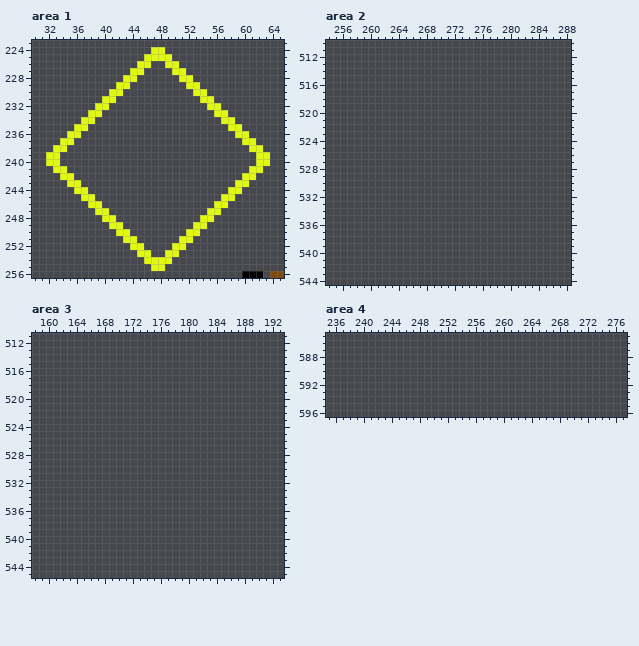
A pixel-art file gets an edit: Assets/Texture/SpriteAtlas.aseprite. Above, as it was before the edit.
500x1000 pixels, 1 frame. Shown: area 1: x 30..65, y 223..256; area 2: x 254..288, y 510..544; area 3: x 158..193, y 511..545; area 4: x 235..277, y 585..596. The commit also changed other parts of the picture, which this record leaves out.
After the commit:
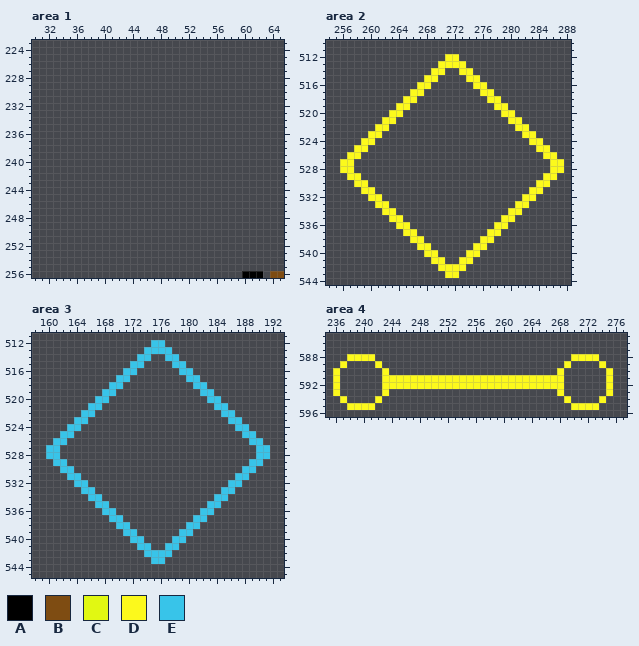
Palette (. is transparent): A #000000  B #7e4c12  C #e1f812  D #fcf91c  E #38c4e9
From old to new:
Area 1, layer "PowerCa":
y 224: x 47..48 CC -> ..
y 225: x 46..49 CCCC -> ....
y 226: x 45..46 CC -> ..; x 49..50 CC -> ..
y 227: x 44..45 CC -> ..; x 50..51 CC -> ..
y 228: x 43..44 CC -> ..; x 51..52 CC -> ..
y 229: x 42..43 CC -> ..; x 52..53 CC -> ..
y 230: x 41..42 CC -> ..; x 53..54 CC -> ..
y 231: x 40..41 CC -> ..; x 54..55 CC -> ..
y 232: x 39..40 CC -> ..; x 55..56 CC -> ..
y 233: x 38..39 CC -> ..; x 56..57 CC -> ..
y 234: x 37..38 CC -> ..; x 57..58 CC -> ..
y 235: x 36..37 CC -> ..; x 58..59 CC -> ..
y 236: x 35..36 CC -> ..; x 59..60 CC -> ..
y 237: x 34..35 CC -> ..; x 60..61 CC -> ..
y 238: x 33..34 CC -> ..; x 61..62 CC -> ..
y 239..240: x 32..33 CC -> ..; x 62..63 CC -> ..
y 241: x 33..34 CC -> ..; x 61..62 CC -> ..
y 242: x 34..35 CC -> ..; x 60..61 CC -> ..
y 243: x 35..36 CC -> ..; x 59..60 CC -> ..
y 244: x 36..37 CC -> ..; x 58..59 CC -> ..
y 245: x 37..38 CC -> ..; x 57..58 CC -> ..
y 246: x 38..39 CC -> ..; x 56..57 CC -> ..
y 247: x 39..40 CC -> ..; x 55..56 CC -> ..
y 248: x 40..41 CC -> ..; x 54..55 CC -> ..
y 249: x 41..42 CC -> ..; x 53..54 CC -> ..
y 250: x 42..43 CC -> ..; x 52..53 CC -> ..
y 251: x 43..44 CC -> ..; x 51..52 CC -> ..
y 252: x 44..45 CC -> ..; x 50..51 CC -> ..
y 253: x 45..46 CC -> ..; x 49..50 CC -> ..
y 254: x 46..49 CCCC -> ....
y 255: x 47..48 CC -> ..
Area 2, layer "PowerCa":
y 512: x 271..272 .. -> DD
y 513: x 270..273 .... -> DDDD
y 514: x 269..270 .. -> DD; x 273..274 .. -> DD
y 515: x 268..269 .. -> DD; x 274..275 .. -> DD
y 516: x 267..268 .. -> DD; x 275..276 .. -> DD
y 517: x 266..267 .. -> DD; x 276..277 .. -> DD
y 518: x 265..266 .. -> DD; x 277..278 .. -> DD
y 519: x 264..265 .. -> DD; x 278..279 .. -> DD
y 520: x 263..264 .. -> DD; x 279..280 .. -> DD
y 521: x 262..263 .. -> DD; x 280..281 .. -> DD
y 522: x 261..262 .. -> DD; x 281..282 .. -> DD
y 523: x 260..261 .. -> DD; x 282..283 .. -> DD
y 524: x 259..260 .. -> DD; x 283..284 .. -> DD
y 525: x 258..259 .. -> DD; x 284..285 .. -> DD
y 526: x 257..258 .. -> DD; x 285..286 .. -> DD
y 527..528: x 256..257 .. -> DD; x 286..287 .. -> DD
y 529: x 257..258 .. -> DD; x 285..286 .. -> DD
y 530: x 258..259 .. -> DD; x 284..285 .. -> DD
y 531: x 259..260 .. -> DD; x 283..284 .. -> DD
y 532: x 260..261 .. -> DD; x 282..283 .. -> DD
y 533: x 261..262 .. -> DD; x 281..282 .. -> DD
y 534: x 262..263 .. -> DD; x 280..281 .. -> DD
y 535: x 263..264 .. -> DD; x 279..280 .. -> DD
y 536: x 264..265 .. -> DD; x 278..279 .. -> DD
y 537: x 265..266 .. -> DD; x 277..278 .. -> DD
y 538: x 266..267 .. -> DD; x 276..277 .. -> DD
y 539: x 267..268 .. -> DD; x 275..276 .. -> DD
y 540: x 268..269 .. -> DD; x 274..275 .. -> DD
y 541: x 269..270 .. -> DD; x 273..274 .. -> DD
y 542: x 270..273 .... -> DDDD
y 543: x 271..272 .. -> DD
Area 3, layer "PowerCa":
y 512: x 175..176 .. -> EE
y 513: x 174..177 .... -> EEEE
y 514: x 173..174 .. -> EE; x 177..178 .. -> EE
y 515: x 172..173 .. -> EE; x 178..179 .. -> EE
y 516: x 171..172 .. -> EE; x 179..180 .. -> EE
y 517: x 170..171 .. -> EE; x 180..181 .. -> EE
y 518: x 169..170 .. -> EE; x 181..182 .. -> EE
y 519: x 168..169 .. -> EE; x 182..183 .. -> EE
y 520: x 167..168 .. -> EE; x 183..184 .. -> EE
y 521: x 166..167 .. -> EE; x 184..185 .. -> EE
y 522: x 165..166 .. -> EE; x 185..186 .. -> EE
y 523: x 164..165 .. -> EE; x 186..187 .. -> EE
y 524: x 163..164 .. -> EE; x 187..188 .. -> EE
y 525: x 162..163 .. -> EE; x 188..189 .. -> EE
y 526: x 161..162 .. -> EE; x 189..190 .. -> EE
y 527..528: x 160..161 .. -> EE; x 190..191 .. -> EE
y 529: x 161..162 .. -> EE; x 189..190 .. -> EE
y 530: x 162..163 .. -> EE; x 188..189 .. -> EE
y 531: x 163..164 .. -> EE; x 187..188 .. -> EE
y 532: x 164..165 .. -> EE; x 186..187 .. -> EE
y 533: x 165..166 .. -> EE; x 185..186 .. -> EE
y 534: x 166..167 .. -> EE; x 184..185 .. -> EE
y 535: x 167..168 .. -> EE; x 183..184 .. -> EE
y 536: x 168..169 .. -> EE; x 182..183 .. -> EE
y 537: x 169..170 .. -> EE; x 181..182 .. -> EE
y 538: x 170..171 .. -> EE; x 180..181 .. -> EE
y 539: x 171..172 .. -> EE; x 179..180 .. -> EE
y 540: x 172..173 .. -> EE; x 178..179 .. -> EE
y 541: x 173..174 .. -> EE; x 177..178 .. -> EE
y 542: x 174..177 .... -> EEEE
y 543: x 175..176 .. -> EE
Area 4, layer "PowerCa":
y 588: x 238..241 .... -> DDDD; x 270..273 .... -> DDDD
y 589: x 237 . -> D; x 242 . -> D; x 269 . -> D; x 274 . -> D
y 590: x 236 . -> D; x 243 . -> D; x 268 . -> D; x 275 . -> D
y 591..592: x 236 . -> D; x 243..268 .......................... -> DDDDDDDDDDDDDDDDDDDDDDDDDD; x 275 . -> D
y 593: x 236 . -> D; x 243 . -> D; x 268 . -> D; x 275 . -> D
y 594: x 237 . -> D; x 242 . -> D; x 269 . -> D; x 274 . -> D
y 595: x 238..241 .... -> DDDD; x 270..273 .... -> DDDD
Where, in picture pixels (left, top, right, bottom), the same in both pictures:
erased: (46, 47, 270, 271)
added: (340, 54, 564, 278)
added: (46, 340, 270, 564)
added: (333, 354, 613, 410)
